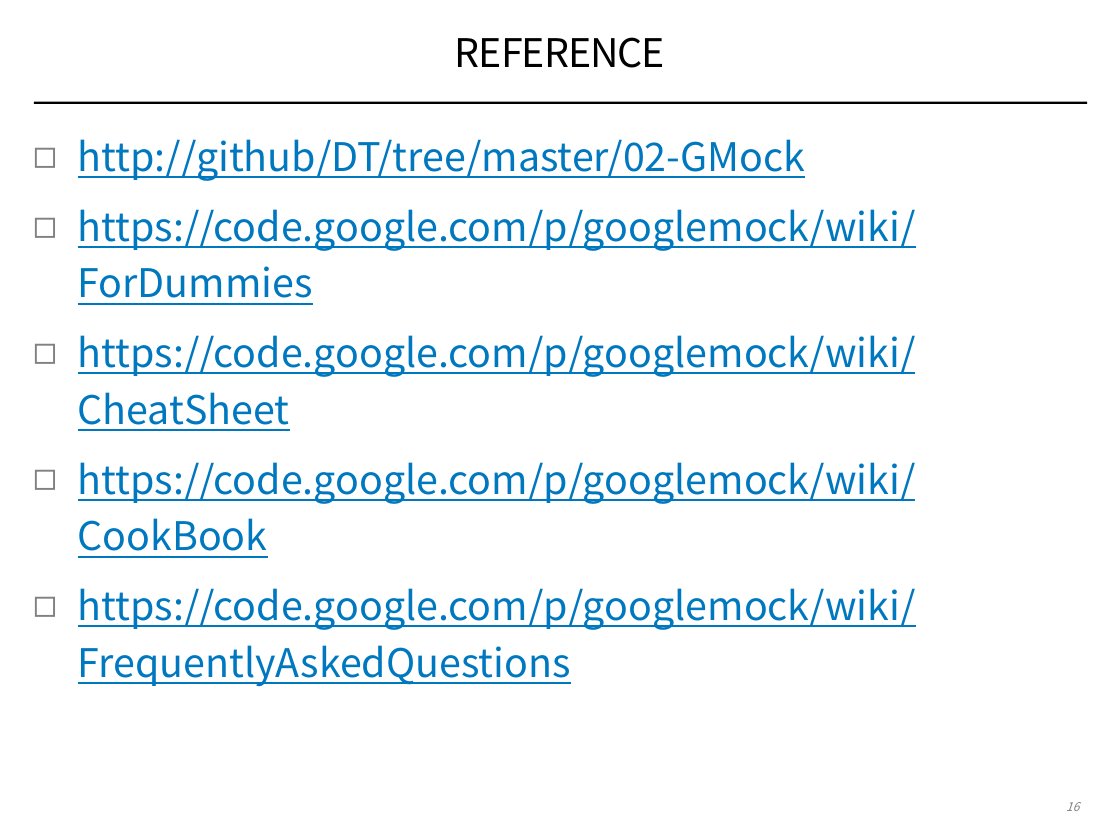
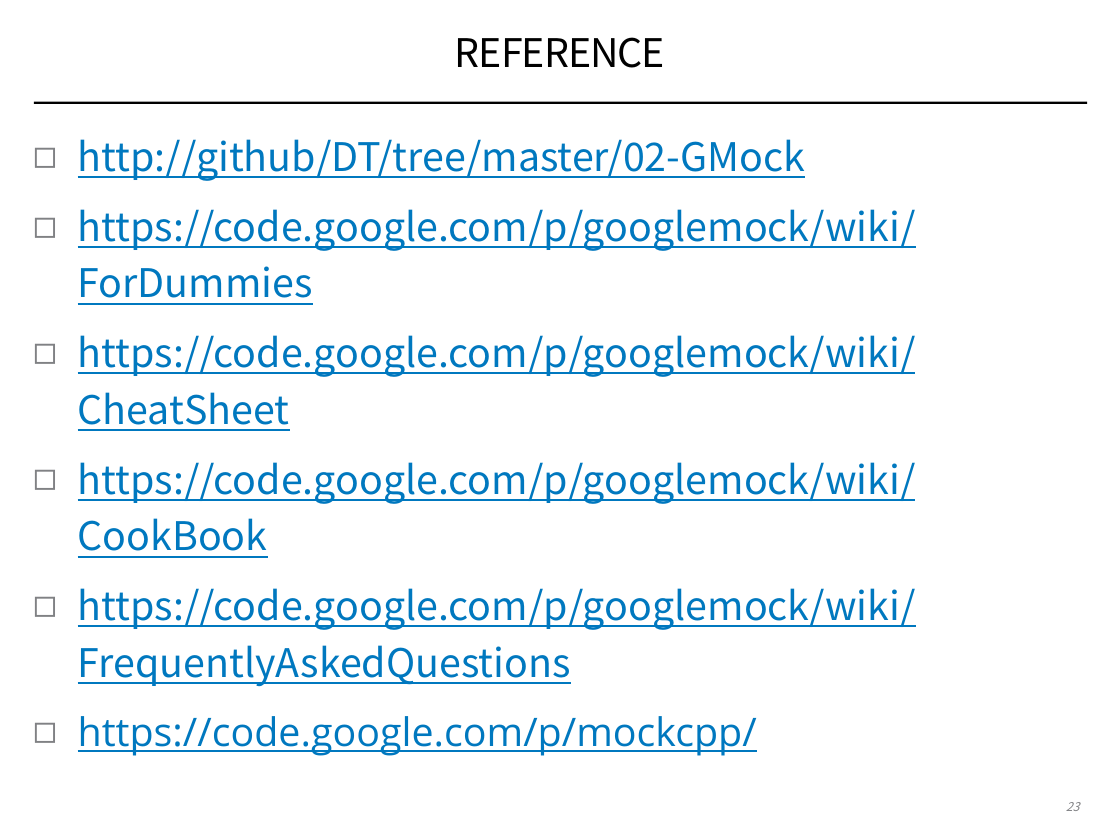
Before and after one commit to coney/c-training, a slide deck: slide 23 of UT/.slides/02-stubs-and-mocks.pptx (slide 16 before the commit). Drawn at 1120x840 pixels with LibreOffice and Linux fonts; fonts in the diff are those of the drawing. Boxes give left, top, right and bottom in pixels: in the first picture for what was removed or moved away, otherwise in the second. Text is boxed around its words. In the diff, an @@ line names an element or a change of style, - is before the commit and + after.

Commit message:
update 02

```diff
--- a/UT/.slides/02-stubs-and-mocks.pptx
+++ b/UT/.slides/02-stubs-and-mocks.pptx
@@ text at [78,716,757,756]: paragraph added @@
+◻ https://code.google.com/p/mockcpp/
@@ page number at [1066,802,1079,811]: text changed @@
-16
+23
```
Also in this commit, not shown: 9 slides added, 2 slides removed.
